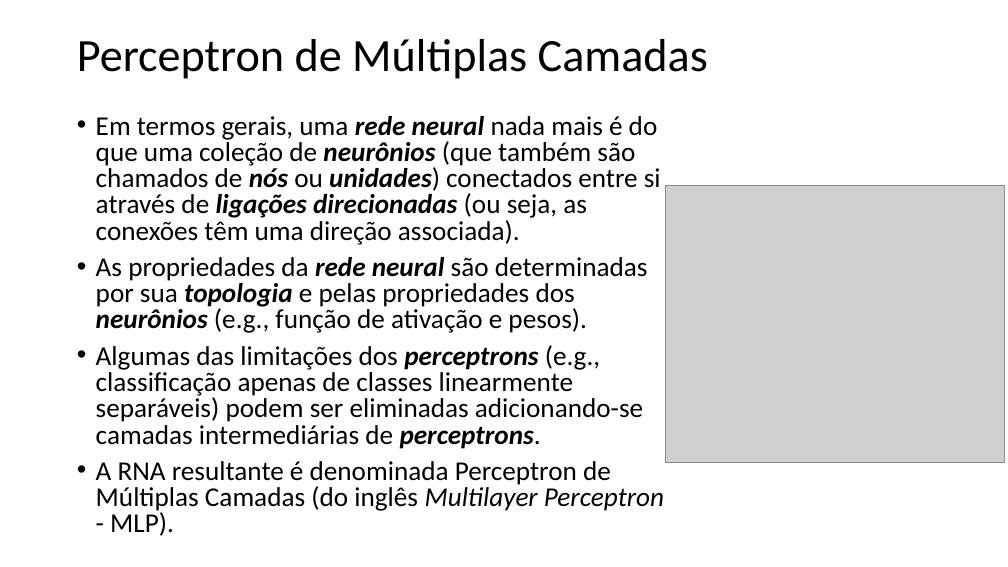
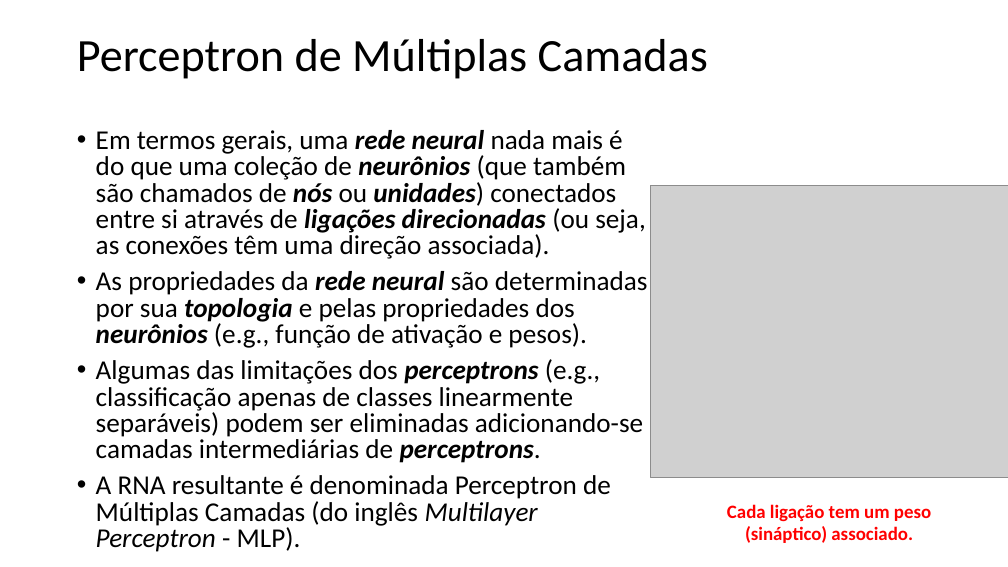
Before and after one commit to zz4fap/t320_aprendizado_de_maquina, a slide deck: slide 3 of slides/T320_Redes_Neurais_Artificiais (Parte II).pptx. Drawn at 1008x567 pixels with LibreOffice and Linux fonts; fonts in the diff are those of the drawing; grey boxes stand for pictures. Boxes give left, top, right and bottom in pixels: in the first picture for what was removed or moved away, otherwise in the second. Text is boxed around its words. In the diff, an @@ line names an element or a change of style, - is before the commit and + after.

```diff
--- a/slides/T320_Redes_Neurais_Artificiais (Parte II).pptx
+++ b/slides/T320_Redes_Neurais_Artificiais (Parte II).pptx
@@ text "Em termos gerais, uma rede ..." rewrapped from [96, 116, 664, 536] to [96, 130, 648, 552] @@
@@ picture: place and size @@
-picture at [665, 185, 1005, 463]
+picture at [650, 185, 1008, 478]
@@ text added at [727, 504, 931, 543], 18 pt, text #FF0000, bold @@
+Cada ligação tem um peso (sináptico) associado.
```
Also in this commit, not shown: 4 other slides changed, 2 slides added, 1 slide removed.
